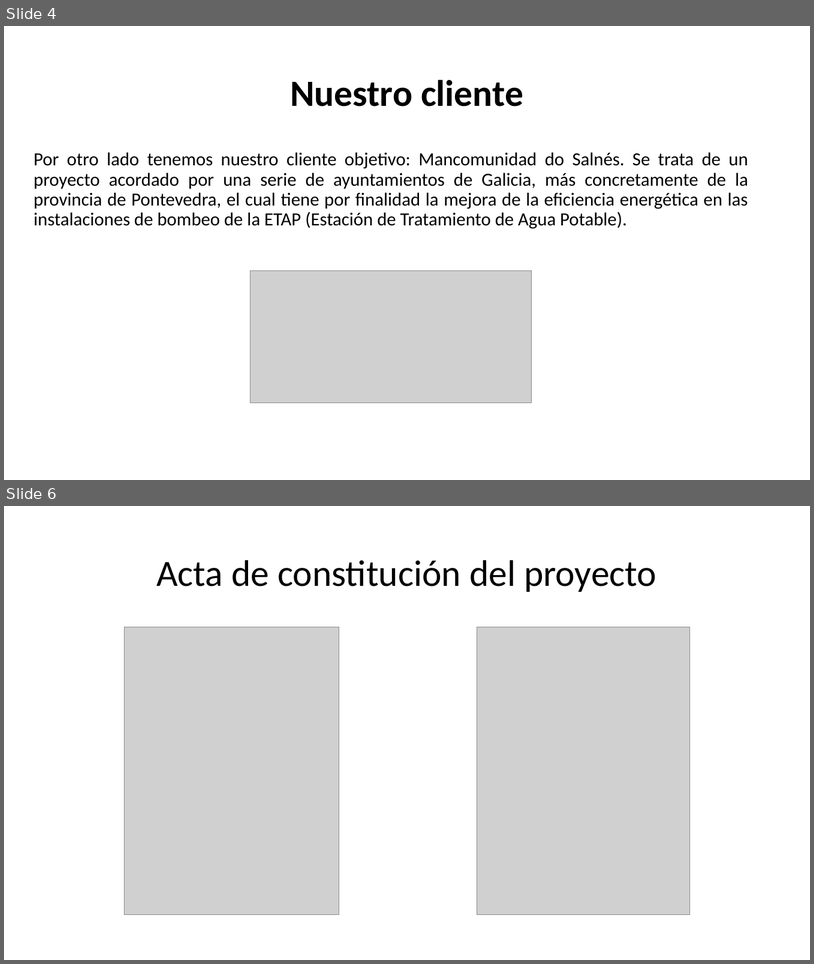
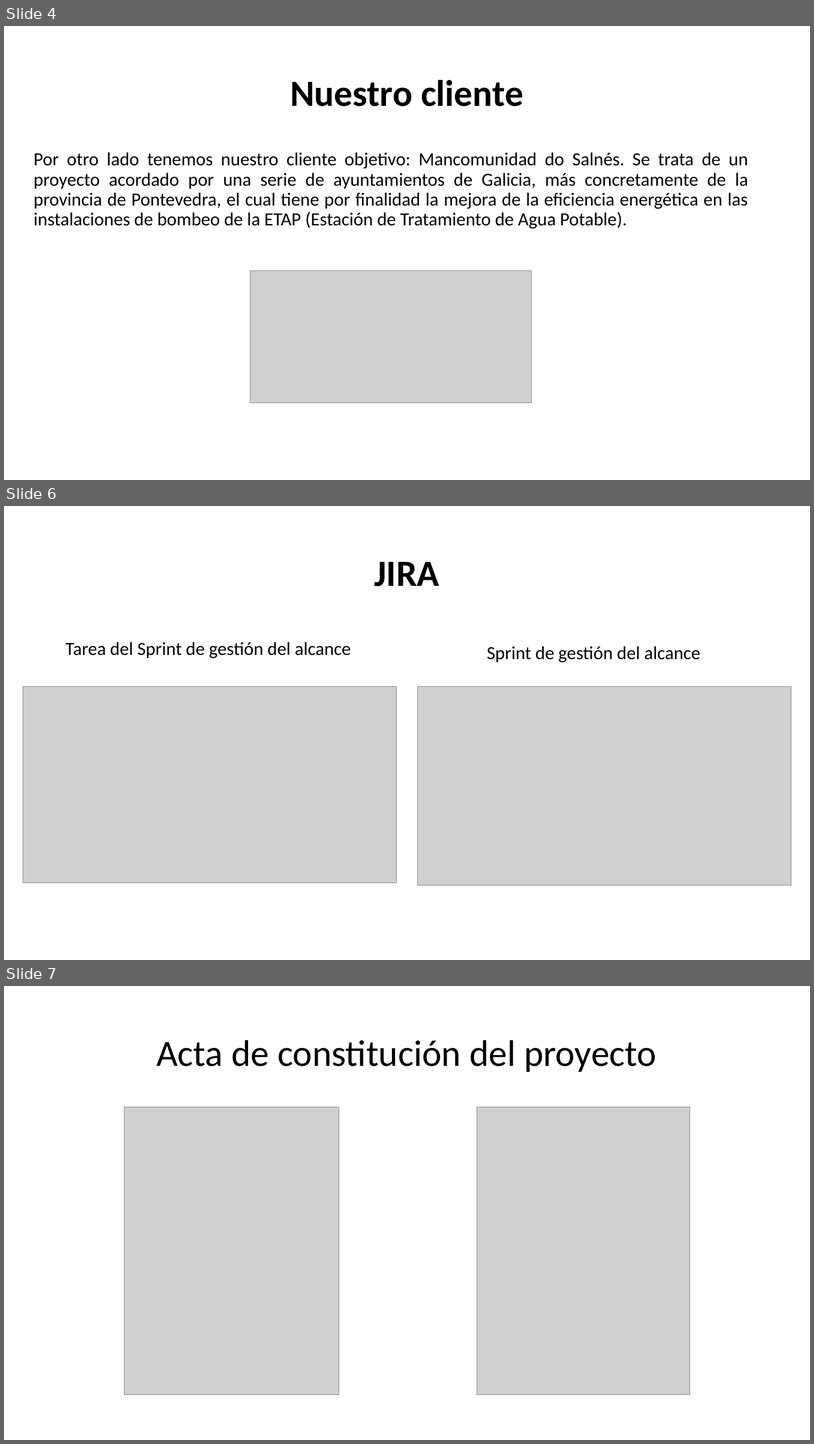
Before and after one commit to AlbertoGCID/XPED, a slide deck: CSMAG.pptx. Shown one above the other, each under a label of ours: slides 4 and 6 before the commit, slides 4, 6 and 7 after it; the slides between them are not shown. The pictures are 814x964 and 814x1444 pixels, drawn with LibreOffice and Linux fonts; fonts in the diff are those of the drawing; grey boxes stand for pictures. Boxes give left, top, right and bottom in pixels: in the first picture for what was removed or moved away, otherwise in the second. Text is boxed around its words. In the diff, an @@ line names an element or a change of style, - is before the commit and + after.

```diff
--- a/CSMAG.pptx
+++ b/CSMAG.pptx
@@ slide 6 added at [4, 506, 810, 960], background #FFFFFF @@
@@ title added at [374, 562, 440, 586], 44 pt, text #000000, bold @@
+JIRA
@@ text added at [65, 642, 351, 658], 22 pt, text #000000 @@
+Tarea del Sprint de gestión del alcance
@@ text added at [487, 646, 701, 663], 22 pt, text #000000 @@
+Sprint de gestión del alcance
@@ picture added at [23, 686, 396, 883] @@
@@ picture added at [418, 686, 792, 885] @@
@@ what was slide 6 is now slide 7 @@
```
Also in this commit, not shown: 3 slides changed, 1 other slide added, 1 slide removed.
